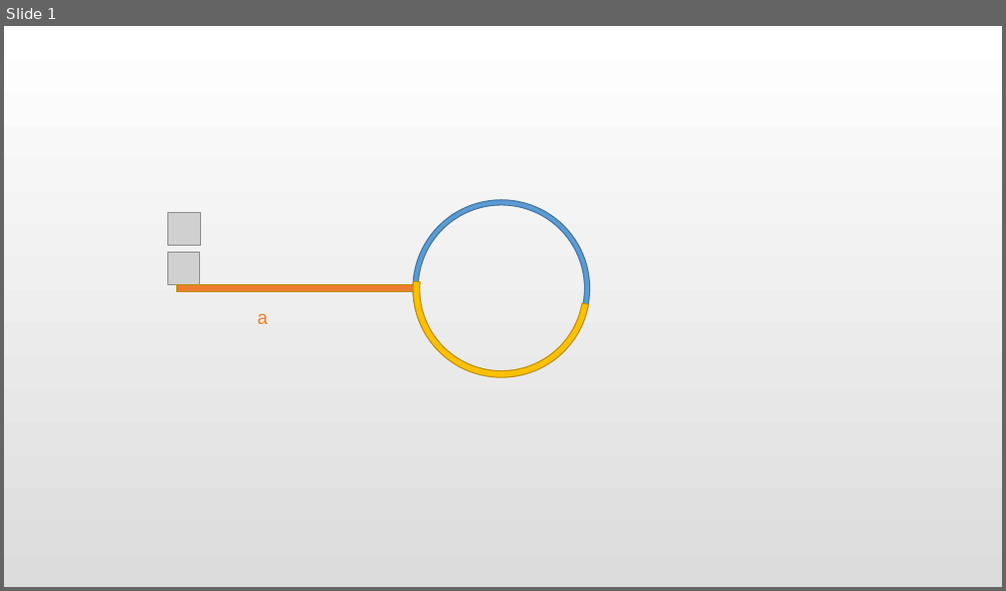
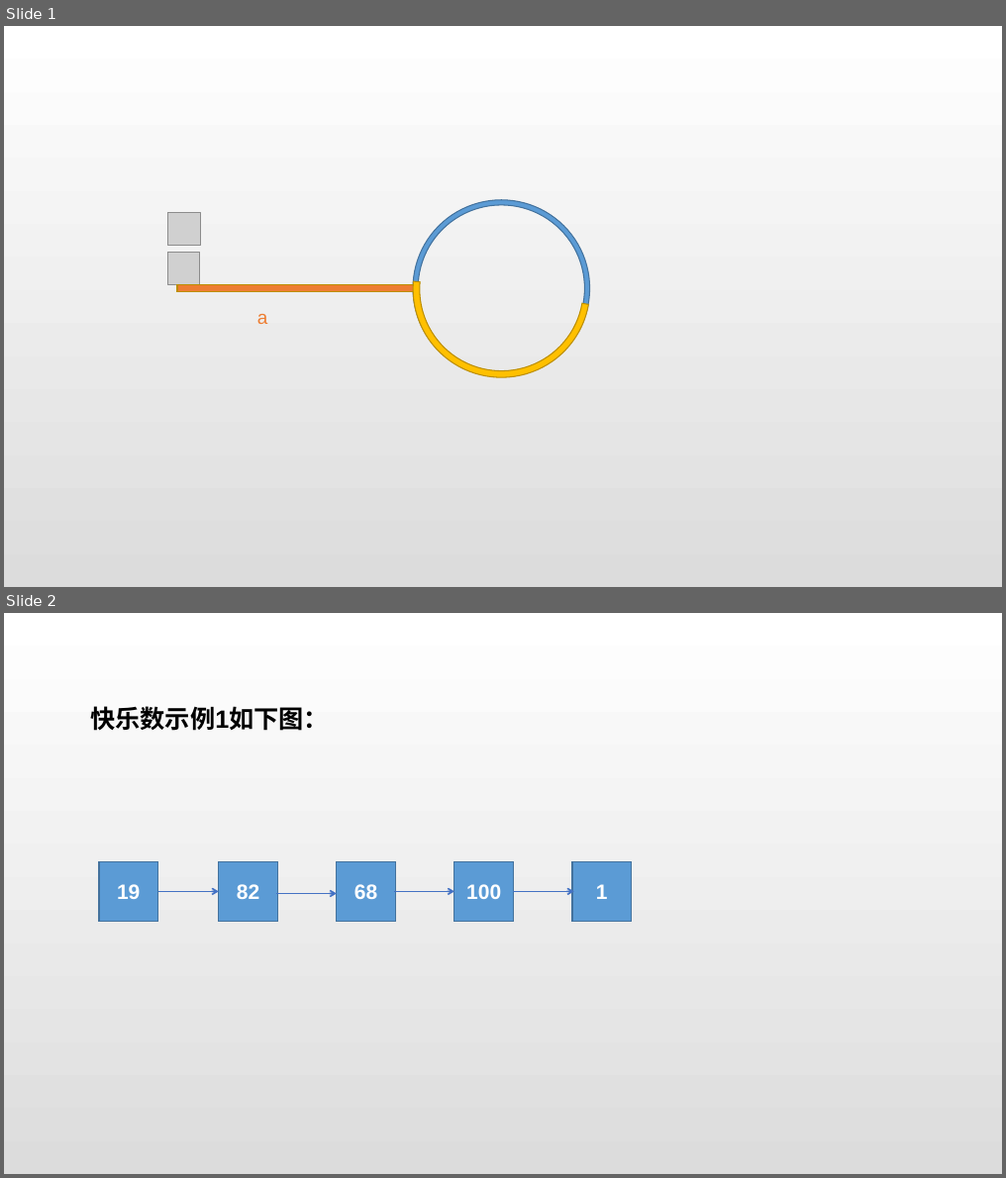
Before and after one commit to IHEET/frontend-studynotes, a slide deck: Algorithm/动态图/一.pptx. Shown one above the other, each under a label of ours: slide 1 before the commit, slides 1 and 2 after it. The pictures are 1006x591 and 1006x1178 pixels, drawn with LibreOffice and Linux fonts; fonts in the diff are those of the drawing; grey boxes stand for pictures. Boxes give left, top, right and bottom in pixels: in the first picture for what was removed or moved away, otherwise in the second. Text is boxed around its words. In the diff, an @@ line names an element or a change of style, - is before the commit and + after.

```diff
--- a/Algorithm/动态图/一.pptx
+++ b/Algorithm/动态图/一.pptx
@@ slide 2 added at bbox=[4, 613, 1002, 1174], background gradient #FFFFFF to #DCDCDC @@
@@ text added at bbox=[90, 706, 329, 731], 24 pt, text #000000, bold @@
+快乐数示例1如下图：
@@ group added at bbox=[99, 862, 632, 922]: 5 rectangles, 4 arrows @@
+19
+100
+82
+68
+1
```
Also in this commit, not shown: 6 other files.
